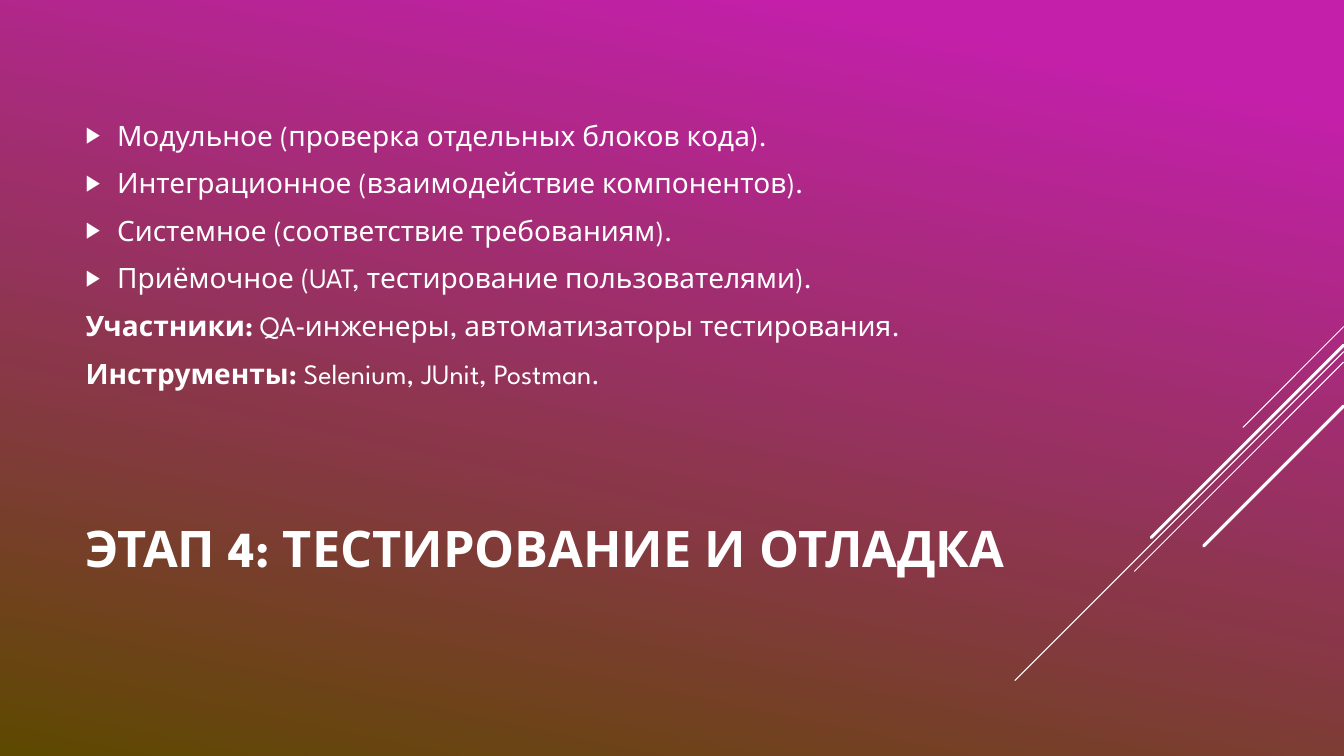
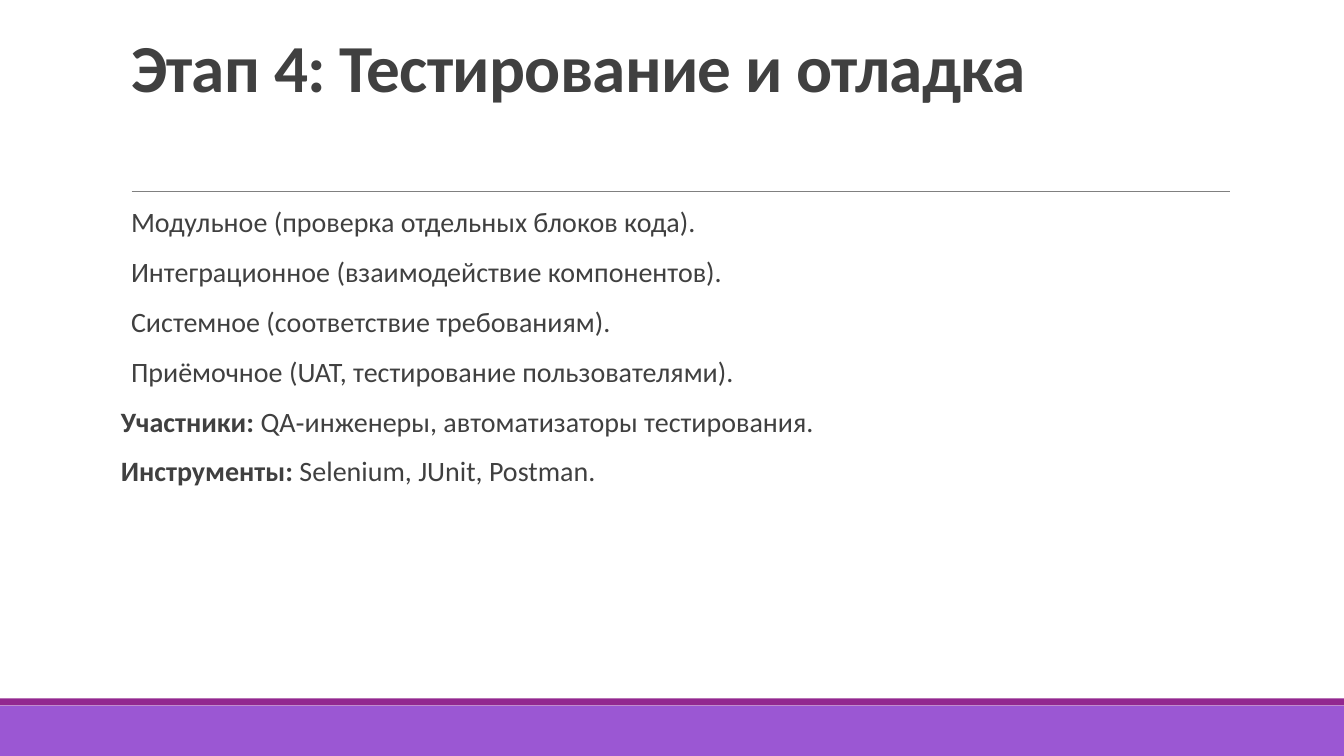
Before and after one commit to ArSu7/-, a slide deck: slide 8 of Жизненный.pptx. Drawn at 1344x756 pixels with LibreOffice and Linux fonts; fonts in the diff are those of the drawing. Boxes give left, top, right and bottom in pixels: in the first picture for what was removed or moved away, otherwise in the second. Text is boxed around its words. In the diff, an @@ line names an element or a change of style, - is before the commit and + after.

```diff
--- a/Жизненный.pptx
+++ b/Жизненный.pptx
@@ background gradient #C51FAB to #5E4A00 to #FFFFFF @@
@@ title "Этап 4: Тестирование и отладка" at (131, 48, 1026, 103): vertical alignment middle to bottom @@
@@ title at (131, 48, 1026, 103): text changed; size 36 to 48 pt; font League Spartan to Calibri; text colour #FFFFFF to #404040 @@
-ЭТАП 4: ТЕСТИРОВАНИЕ И ОТЛАДКА
+Этап 4: Тестирование и отладка
@@ text "Модульное (проверка отдельных блоков кода).": place and size @@
-text "Модульное (проверка отдельных блоков кода)." at (86, 124, 891, 391)
+text "Модульное (проверка отдельных блоков кода)." at (121, 211, 813, 486)
@@ text "Модульное (проверка отдельных блоков кода)." at (121, 211, 813, 486): font League Spartan to Calibri, text colour #FFFFFF to #404040; bullet ▶ to  ; line spacing 1 to 0.9; more space between paragraphs; bullet colour #FFFFFF to #92278F; vertical alignment middle to top @@
@@ line added from (132, 192) to (1231, 192), #808080 0.5 pt @@
@@ group removed at (1015, 327, 1344, 681): 5 lines @@
@@ rectangle added at (0, 706, 1344, 756), fill #9B57D3 @@
@@ rectangle added at (0, 699, 1344, 706), fill #92278F @@
```
Also in this commit, not shown: 16 other slides changed.
